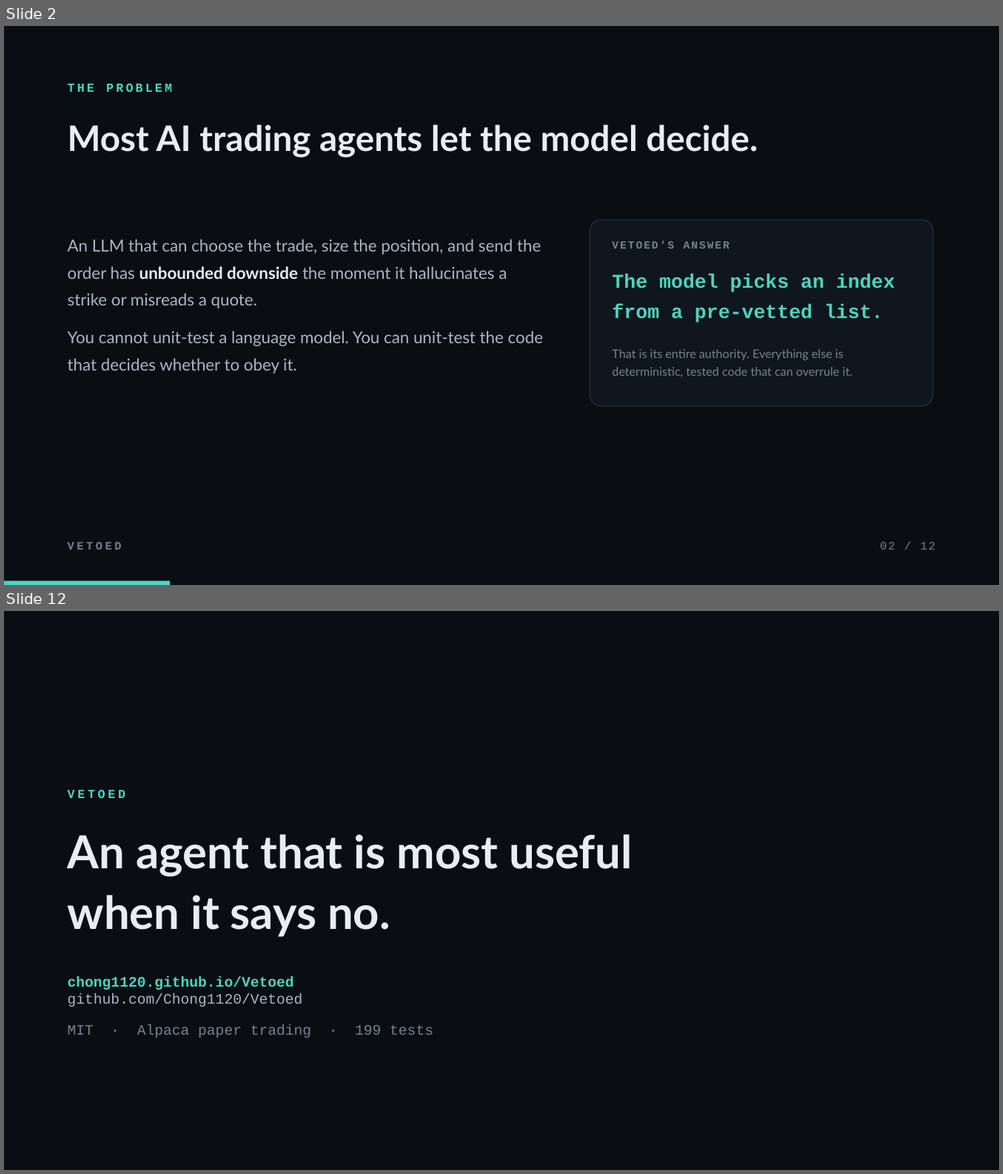
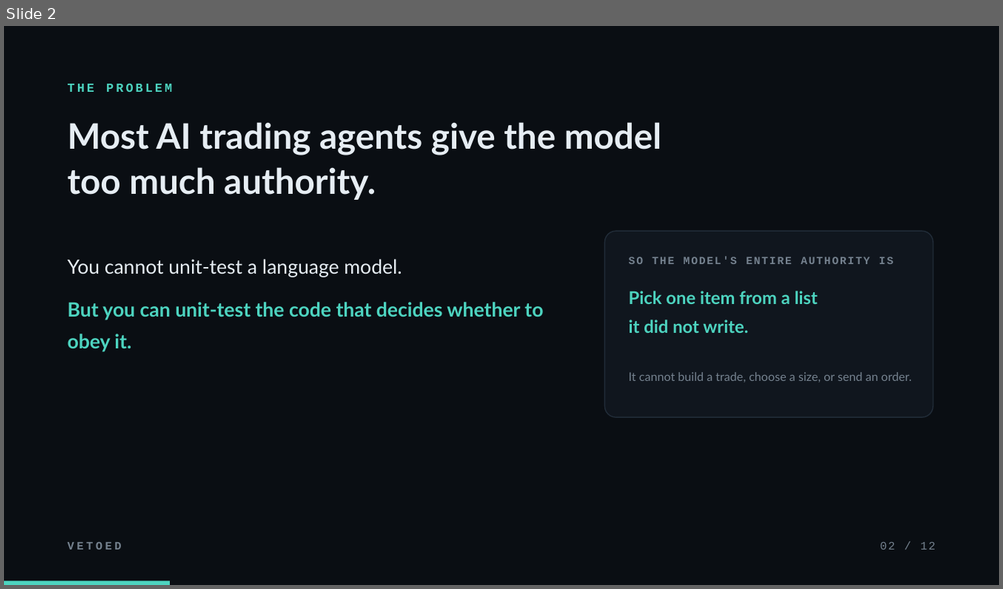
Before and after one commit to Chong1120/Vetoed, a slide deck: Vetoed-deck.pptx. Shown one above the other, each under a label of ours: slides 2 and 12 before the commit, slide 2 after it; the slides between them are not shown. The pictures are 1003x1174 and 1003x589 pixels, drawn with LibreOffice and Linux fonts; fonts in the diff are those of the drawing. Boxes give left, top, right and bottom in pixels: in the first picture for what was removed or moved away, otherwise in the second. Text is boxed around its words. In the diff, an @@ line names an element or a change of style, - is before the commit and + after.

```diff
--- a/Vetoed-deck.pptx
+++ b/Vetoed-deck.pptx
@@ slide 12 removed at <box>4,611,999,1170</box>, background #0A0E13 @@
@@ text removed at <box>68,789,126,798</box> @@
-VETOED
@@ text removed at <box>68,834,632,937</box> @@
-An agent that is most useful
-when it says no.
@@ text removed at <box>68,977,433,1038</box> @@
-chong1120.github.io/Vetoed
-github.com/Chong1120/Vetoed
-MIT · Alpaca paper trading · 199 tests
@@ slide 2 changed as well @@
@@ text at <box>68,122,661,200</box>: text changed @@
-Most AI trading agents let the model decide.
+Most AI trading agents give the model
+too much authority.
@@ rounded rectangle: place and size @@
-rounded rectangle at <box>589,220,933,406</box>
+rounded rectangle at <box>605,231,933,417</box>
@@ text at <box>68,259,543,352</box>: text changed; size 16 to 19 pt; text colour #A9B6C3 to #4DD4C0; bold on @@
-An LLM that can choose the trade, size the position, and send the order has unbounded downside the moment it hallucinates a strike or misreads a quote.
-You cannot unit-test a language model. You can unit-test the code that decides whether to obey it.
+You cannot unit-test a language model.
+But you can unit-test the code that decides whether to obey it.
@@ text at <box>629,256,893,264</box>: text changed @@
-VETOED'S ANSWER
+SO THE MODEL'S ENTIRE AUTHORITY IS
@@ text at <box>629,291,817,333</box>: text changed; size 19 to 17 pt; font Courier New to Lato @@
-The model picks an index
-from a pre-vetted list.
+Pick one item from a list
+it did not write.
@@ text at <box>629,372,911,383</box>: text changed @@
-That is its entire authority. Everything else is deterministic, tested code that can overrule it.
+It cannot build a trade, choose a size, or send an order.
```
Also in this commit, not shown: 4 other slides changed, 7 slides added, 6 other slides removed, 5 other files.
